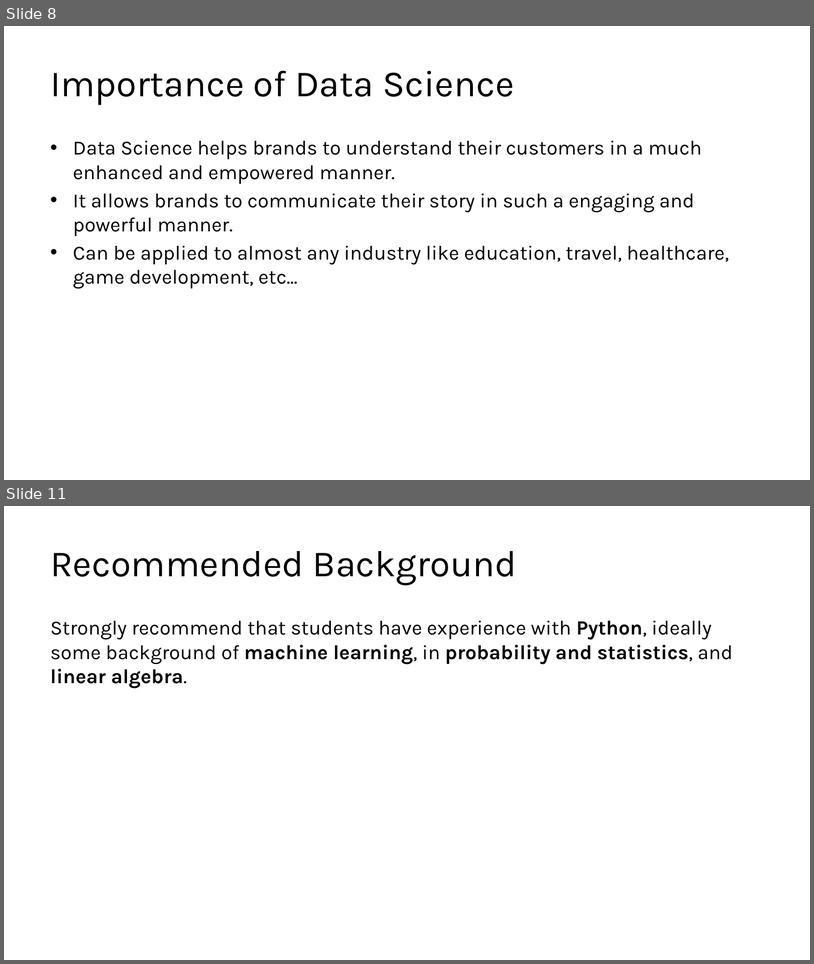
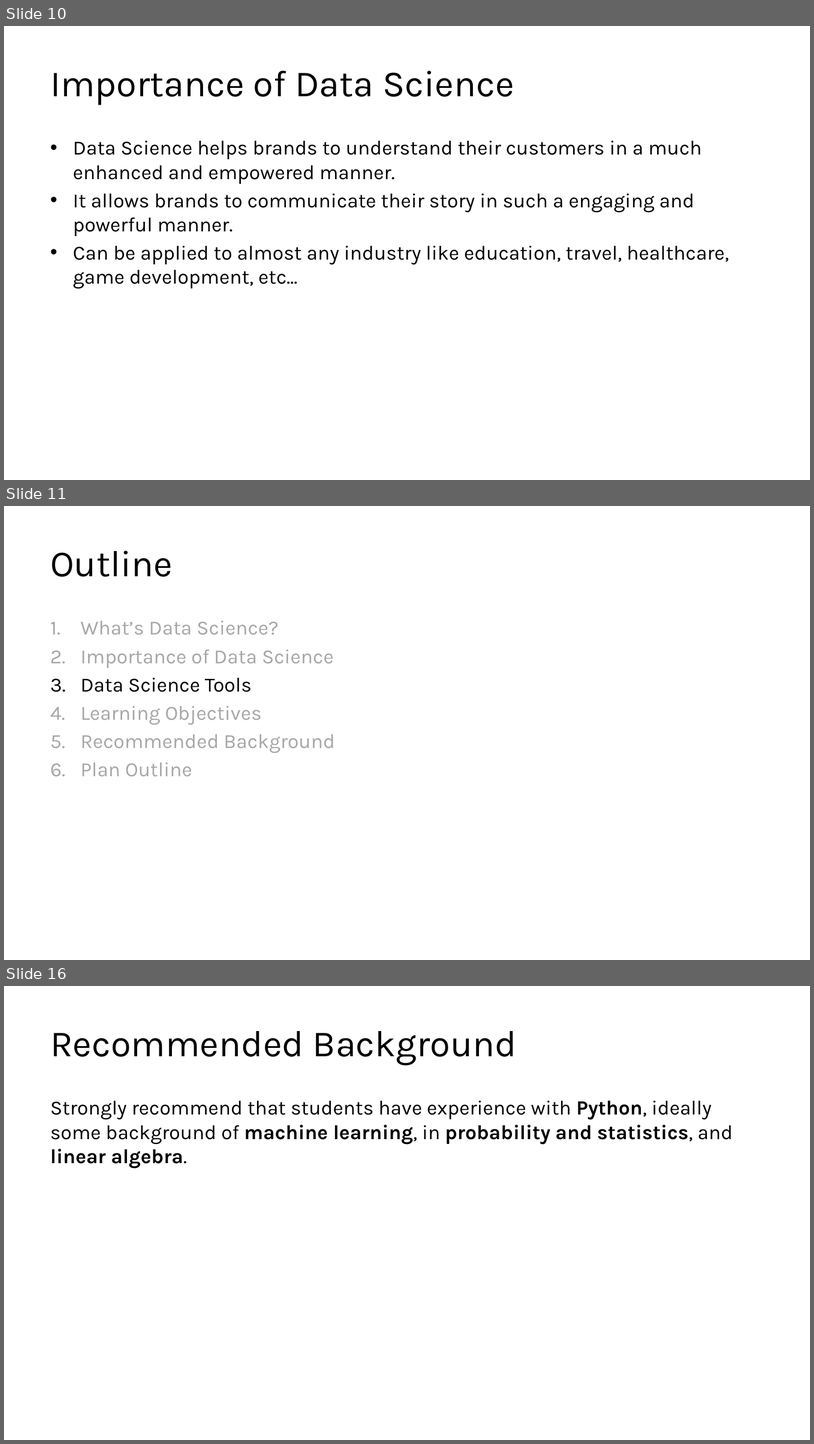
Before and after one commit to kershrita/Data-Science-Roadmap, a slide deck: slides/Session 01 - Introduction to Data Science.pptx. Shown one above the other, each under a label of ours: slides 8 and 11 before the commit, slides 10, 11 and 16 after it; the slides between them are not shown. The pictures are 814x964 and 814x1444 pixels, drawn with LibreOffice and Linux fonts; fonts in the diff are those of the drawing. Boxes give left, top, right and bottom in pixels: in the first picture for what was removed or moved away, otherwise in the second. Text is boxed around its words. In the diff, an @@ line names an element or a change of style, - is before the commit and + after.

Commit message:
update session outline

```diff
--- a/slides/Session 01 - Introduction to Data Science.pptx
+++ b/slides/Session 01 - Introduction to Data Science.pptx
@@ slide 11 added at (4,506,810,960), background #FFFFFF @@
@@ title added at (50,550,173,577), 44 pt, text #000000 @@
+Outline
@@ text added at (81,621,335,776), 24 pt, text #A6A6A6 @@
+1. What’s Data Science?
+2. Importance of Data Science
+3. Data Science Tools
+4. Learning Objectives
+5. Recommended Background
+6. Plan Outline
@@ what was slide 8 is now slide 10 @@
@@ what was slide 11 is now slide 16 @@
```
Also in this commit, not shown: 2 slides changed, 5 other slides added.
